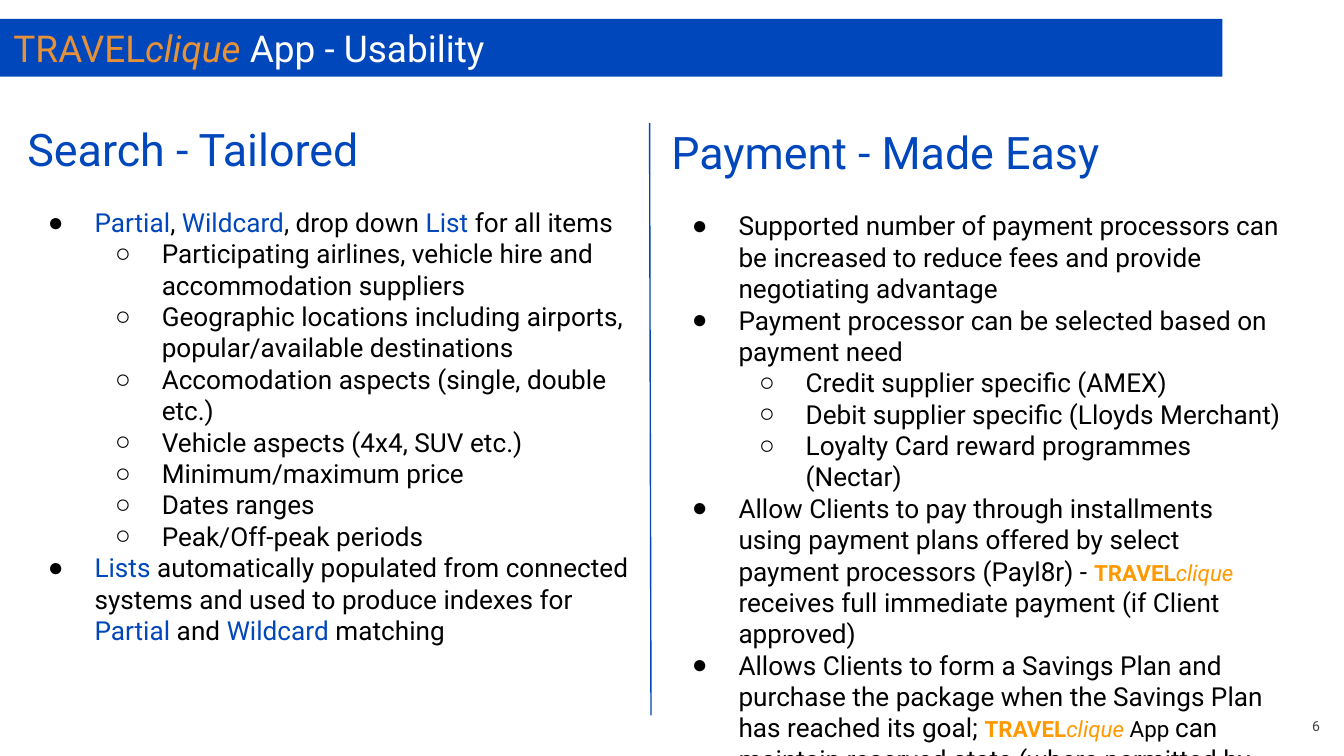
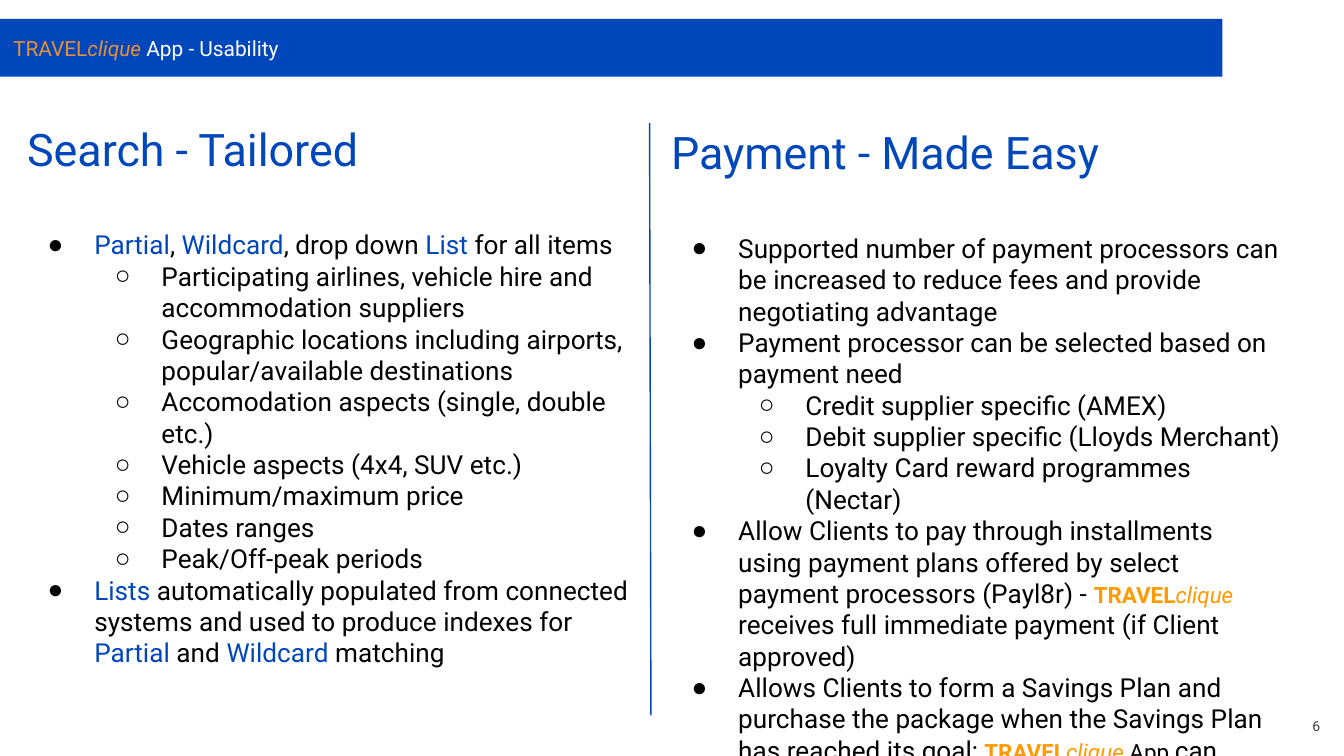
Before and after one commit to leecowdrey/Case-Study-Travel-Agency-Architecture, a slide deck: slide 6 of TRAVELclique Case Study.pptx. Drawn at 1344x756 pixels with LibreOffice and Linux fonts; fonts in the diff are those of the drawing. Boxes give left, top, right and bottom in pixels: in the first picture for what was removed or moved away, otherwise in the second. Text is boxed around its words. In the diff, an @@ line names an element or a change of style, - is before the commit and + after.

```diff
--- a/TRAVELclique Case Study.pptx
+++ b/TRAVELclique Case Study.pptx
@@ rectangle "TRAVELclique App - Usability" at [0,19,1223,77]: size 19.8 to 11.2 pt; title to rectangle @@
@@ text "Search - Tailored" rewrapped from [27,132,628,646] to [27,132,628,668] @@
@@ text "Payment - Made Easy" rewrapped from [671,135,1280,743] to [671,135,1280,734] @@
@@ line removed from (649, 124) to (650, 715) @@
@@ freeform shape added at [649,124,650,716], outline #0047BB 0.75 pt @@
```
Also in this commit, not shown: 11 other slides changed, 3 slides removed, 1 other file.
